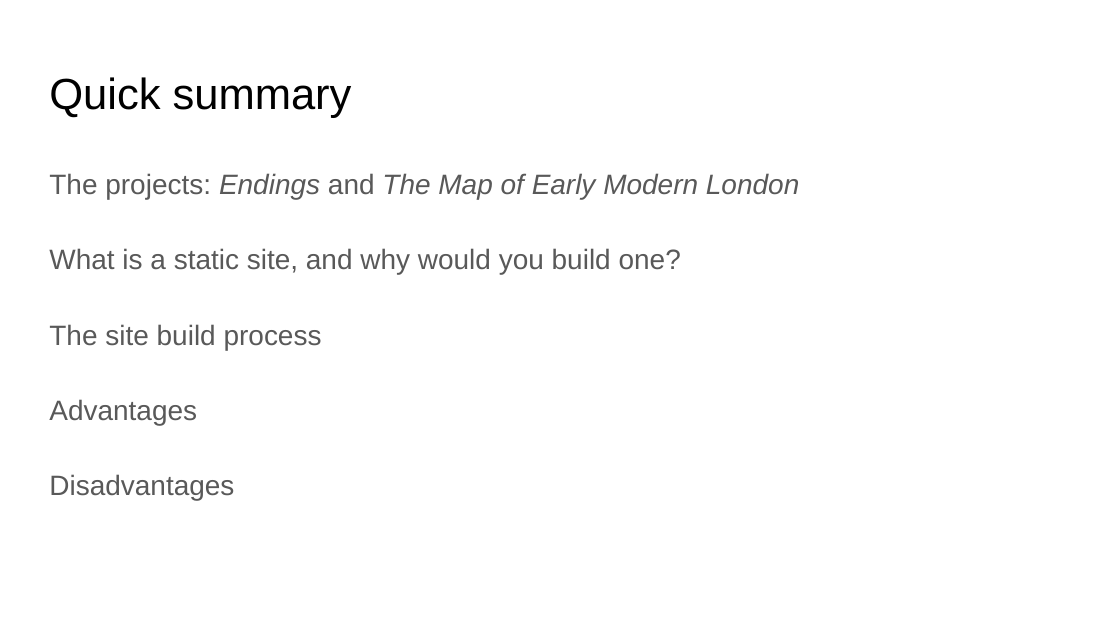
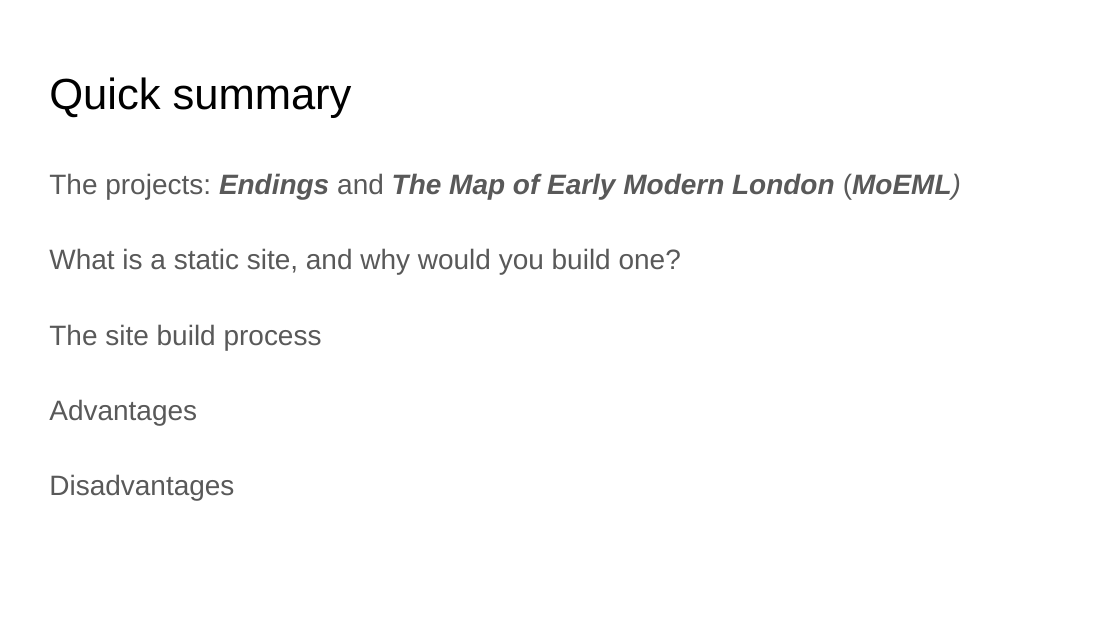
Before and after one commit to projectEndings/Endings, a slide deck: slide 2 of presentations/tei_2019/thePrefabricatedWebsite.odp. Drawn at 1120x630 pixels with LibreOffice and Linux fonts; fonts in the diff are those of the drawing; background and template pictures are left out. Boxes give left, top, right and bottom in pixels: in the first picture for what was removed or moved away, otherwise in the second. Text is boxed around its words. In the diff, an @@ line names an element or a change of style, - is before the commit and + after.

```diff
--- a/presentations/tei_2019/thePrefabricatedWebsite.odp
+++ b/presentations/tei_2019/thePrefabricatedWebsite.odp
@@ text at (x1=49, y1=173, x2=961, y2=199): text changed; bold on @@
-The projects: Endings and The Map of Early Modern London
+The projects: Endings and The Map of Early Modern London (MoEML)
```
Also in this commit, not shown: 3 other slides changed, 15 slides added, 2 other files.
